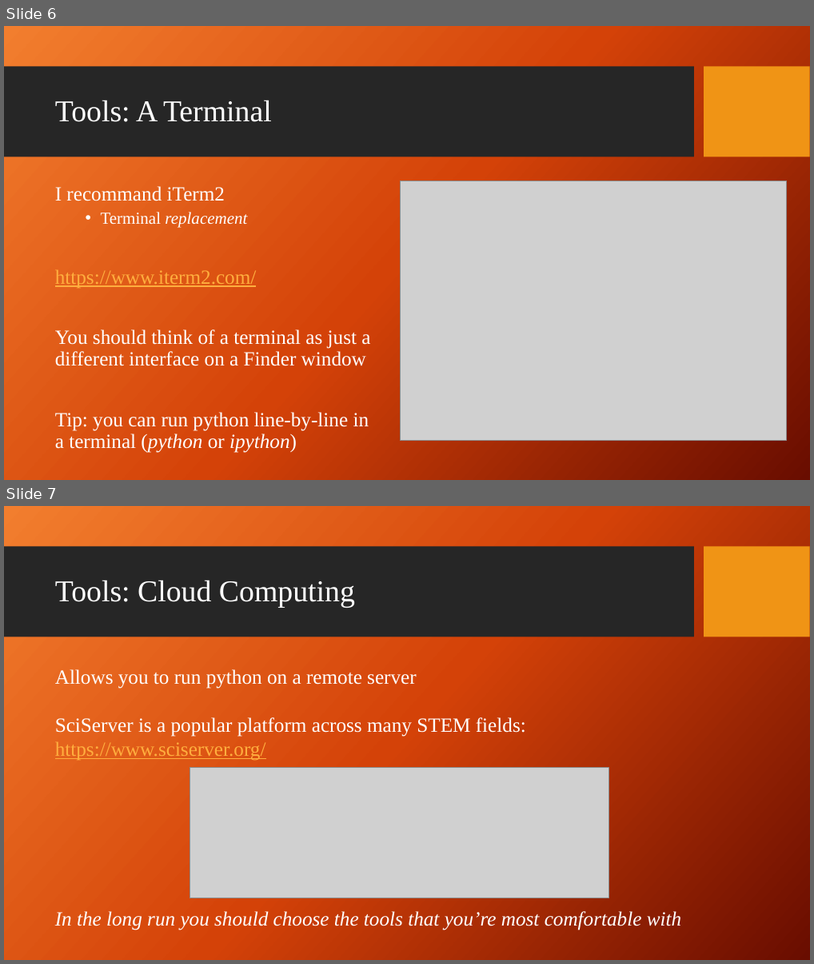
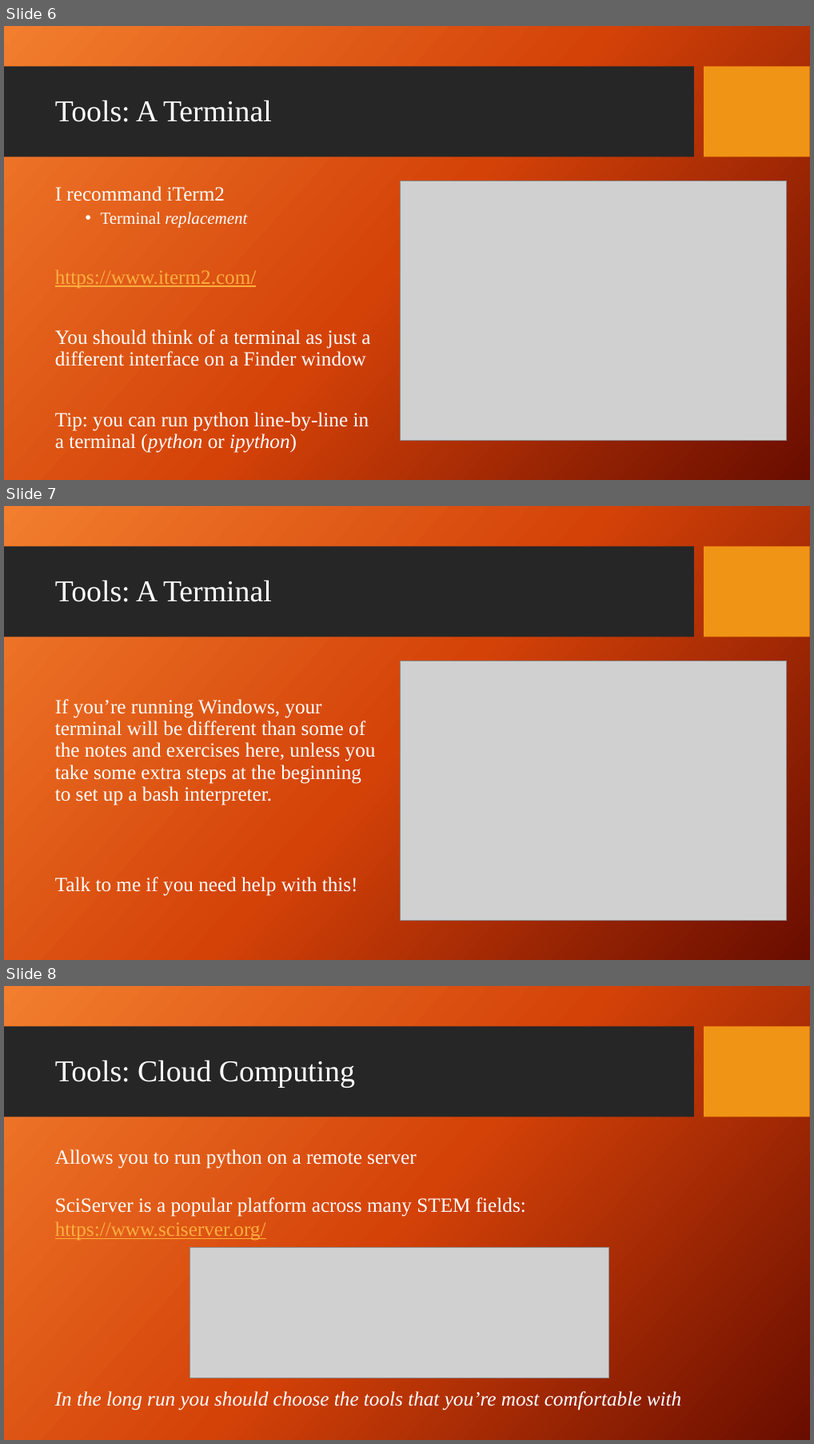
Before and after one commit to giganano/PythonBootcamp, a slide deck: slides/intro.pptx. Shown one above the other, each under a label of ours: slides 6 and 7 before the commit, slides 6, 7 and 8 after it. The pictures are 814x964 and 814x1444 pixels, drawn with LibreOffice and Linux fonts; fonts in the diff are those of the drawing; grey boxes stand for pictures; background and template pictures are left out. Boxes give left, top, right and bottom in pixels: in the first picture for what was removed or moved away, otherwise in the second. Text is boxed around its words. In the diff, an @@ line names an element or a change of style, - is before the commit and + after.

Commit message:
slides: minor edits ; exercises: matplotlib exercise

```diff
--- a/slides/intro.pptx
+++ b/slides/intro.pptx
@@ slide 7 added at (x1=4, y1=506, x2=810, y2=960), background picture (left out); not listed: 2 template elements that a slide beside it also shows @@
@@ title added at (x1=55, y1=580, x2=272, y2=602), 36 pt, text #FFFFFF @@
+Tools: A Terminal
@@ picture added at (x1=400, y1=661, x2=787, y2=920) @@
@@ text added at (x1=55, y1=699, x2=376, y2=896), 24 pt, text #FFFFFF @@
+If you’re running Windows, your terminal will be different than some of the notes and exercises here, unless you take some extra steps at the beginning to set up a bash interpreter.
+Talk to me if you need help with this!
@@ what was slide 7 is now slide 8 @@
```
Also in this commit, not shown: 2 slides changed, 5 other files.
